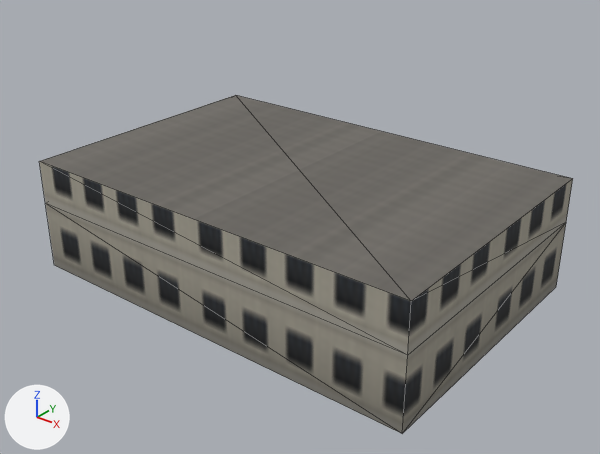
An edit to the glTF model assets/coronado_kit/buildings/industrial/ind_factory/landmark_ind_factory_far.glb, drawn before and after from the same camera.
Rendered twice from a 50 mm lens placed at (39.2, -48.9, 35.0), pointed at (1.9, -2.3, 6.1). Lighting does not change. The marker at lower left points along +X, +Y and +Z. The older version comes first. Mesh edges are drawn as thin lines. Vertices at exactly the same position are counted once.

In view in the first picture: 'landmark_ind_factory_far'.
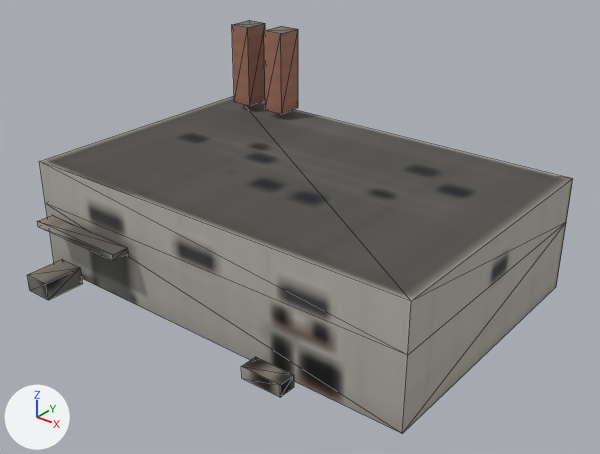
Boxes [x1, y1, x2, y2] around the edits, measured in the pictures (600 x 454 px):
'landmark_ind_factory_far', surface changed, reshaped (22% taller): before [39, 95, 573, 434]; after [27, 20, 573, 434]
part 1 of me_landmark_ind_factory_far, added (brown): after [232, 20, 298, 114]
part 2 of me_landmark_ind_factory_far, added: after [27, 215, 294, 397]
part 3 of me_landmark_ind_factory_far, surface changed: [39, 96, 572, 434] in both
part 4 of me_landmark_ind_factory_far, recoloured (lighter): [39, 161, 572, 434] in both

What changed in the scene script:
```text
Add img_bld_lod_color_png:
    img_bld_lod_color_png = load_image('bld_lod_color.png', '../../../textures/bld_lod_color.png', 2048, 2048, 'sRGB')
Change mat_bld_far:
    where n0 = _N.new('ShaderNodeBsdfPrincipled'); n0.name = 'Principled BSDF'
    n0.inputs[2].default_value: 0.9 -> 0.85  # 'Roughness'
    where n4 = _N.new('ShaderNodeTexImage'); n4.name = 'Image Texture'
    n4.image: img_far_color_png -> img_bld_lod_color_png
    add n4.extension = 'EXTEND'
Change me_landmark_ind_factory_far:
    used by ob_landmark_ind_factory_far; location = (0.0, 0.0, 0.0)
    remove me_landmark_ind_factory_far.from_pydata(...)  # 12 vertices, 18 faces; spans x -18.0..18.0, y -12.0..12.0, z 0.0..9.8
    add me_landmark_ind_factory_far.from_pydata(...)  # 52 vertices, 68 faces; spans x -18.0..18.0, y -16.0..12.0, z 0.0..18.0
    me_landmark_ind_factory_far part 1
    8 vertices are added at x -15.0..-11.0, y 8.5..11.0, z 10.5..18.0
    8 new vertices lie (2.0, 0.0, 0.0) away from vertices in x -15.0..-11.0, y 8.5..11.0, z 10.5..18.0
    20 new faces join them
    me_landmark_ind_factory_far part 2
    16 vertices are added at x -16.5..9.5, y -16.0..-12.5, z 0.0..5.5
    8 new vertices lie (0.0, 1.5, 0.0) away from vertices in x -16.5..9.5, y -14.0, z 0.0..5.5
    30 new faces join them
    me_landmark_ind_factory_far part 3: 18 kept faces spanning x -18.0..18.0, y -12.0..12.0, z 0.0..9.8 get new texture (UV) coordinates
    me_landmark_ind_factory_far part 4: 16 kept faces spanning x -18.0..18.0, y -12.0..12.0, z 0.0..9.8 get new vertex colours
```
